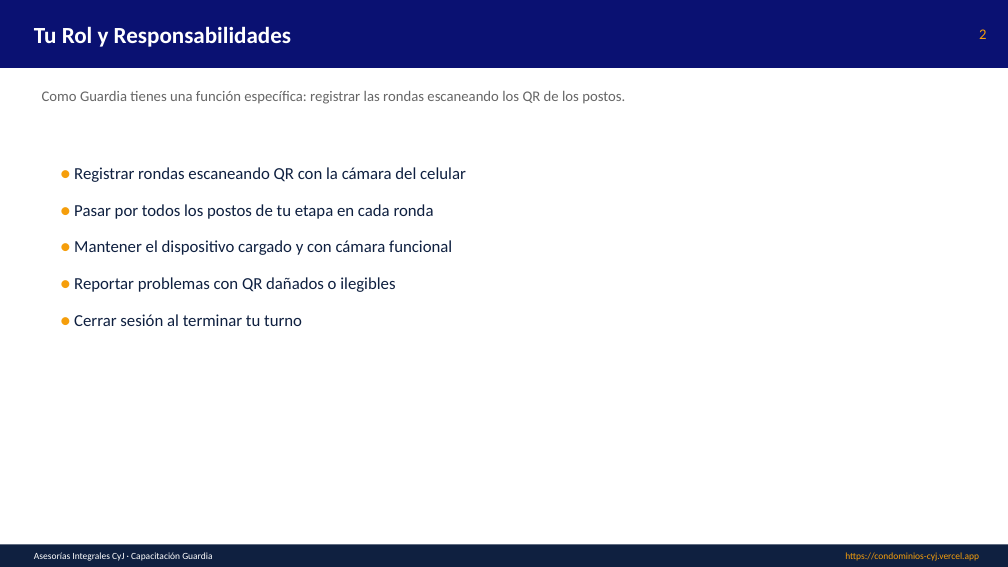
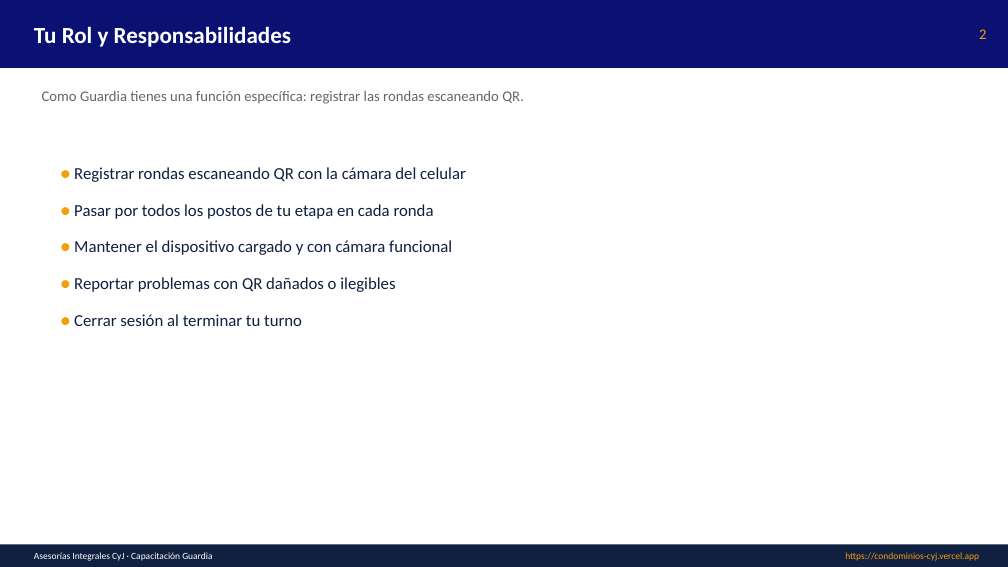
Before and after one commit to asesoriasintegralescyj-stack/condominios-cyj, a slide deck: slide 2 of public/manuales/Capacitacion_Guardia.pptx. Drawn at 1008x567 pixels with LibreOffice and Linux fonts; fonts in the diff are those of the drawing. Boxes give left, top, right and bottom in pixels: in the first picture for what was removed or moved away, otherwise in the second. Text is boxed around its words. In the diff, an @@ line names an element or a change of style, - is before the commit and + after.

```diff
--- a/public/manuales/Capacitacion_Guardia.pptx
+++ b/public/manuales/Capacitacion_Guardia.pptx
@@ text at (x1=42, y1=91, x2=524, y2=104): text changed @@
-Como Guardia tienes una función específica: registrar las rondas escaneando los QR de los postos.
+Como Guardia tienes una función específica: registrar las rondas escaneando QR.
```
Also in this commit, not shown: 7 other slides changed, 2 slides removed, 24 other files.
